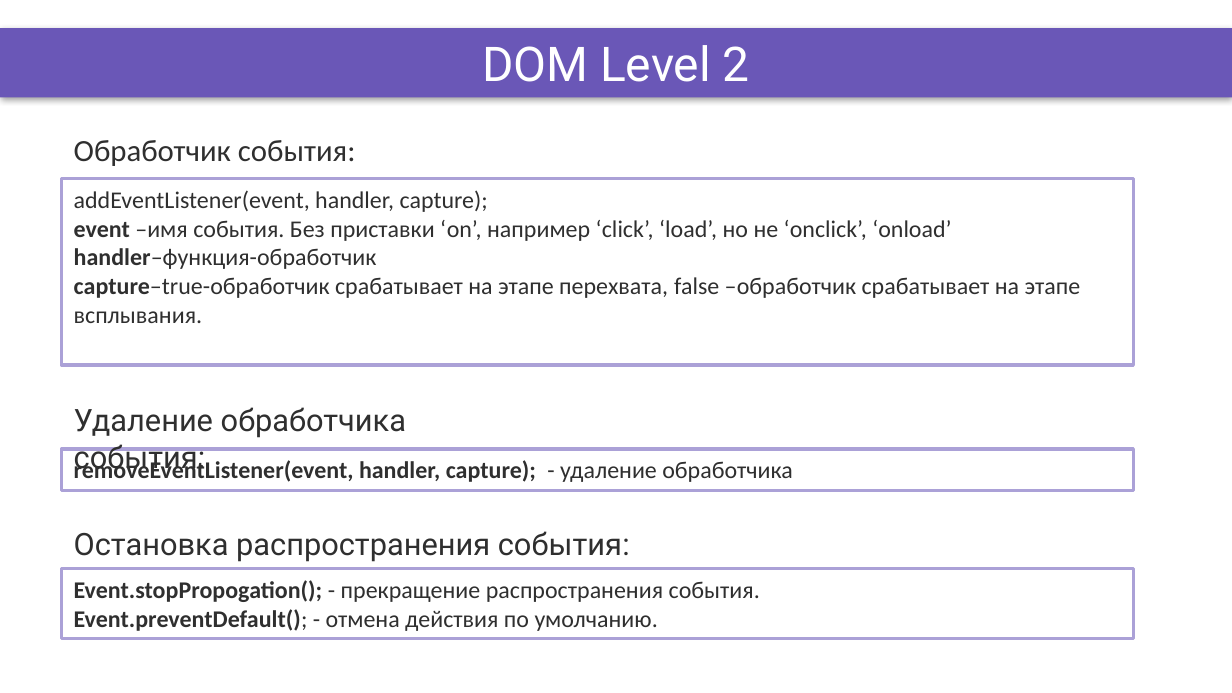
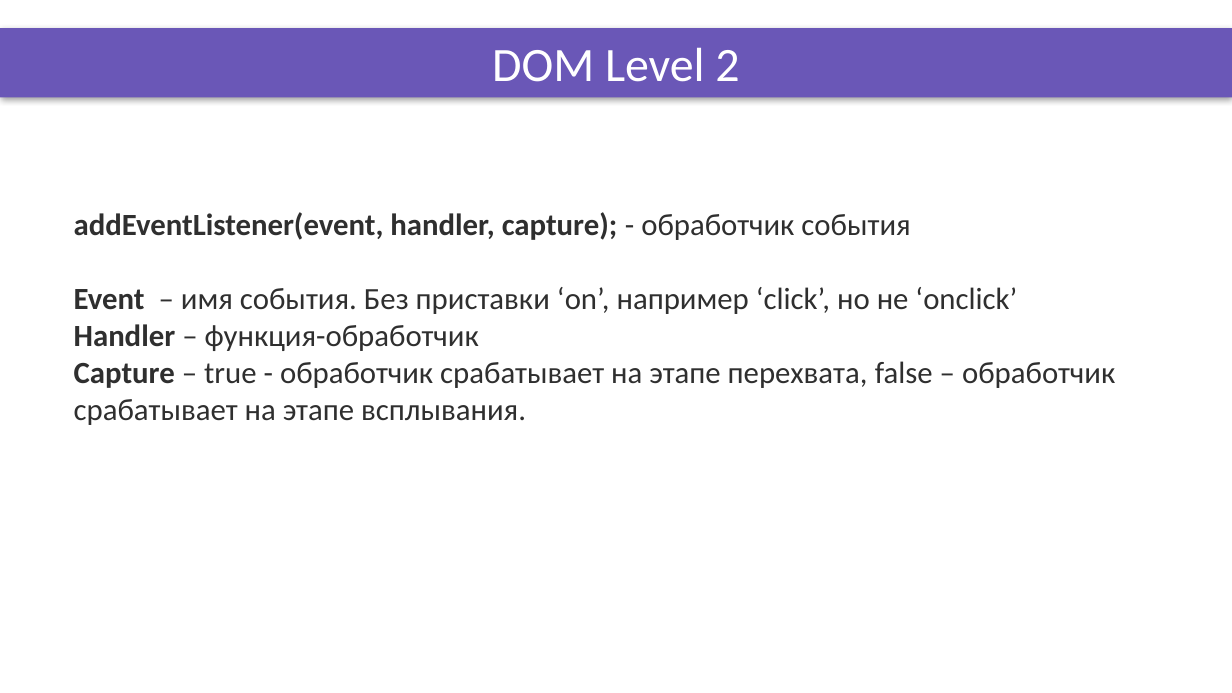
Before and after one commit to DinamickaDevelopment/ignite, a slide deck: slide 4 of JS/008_lesson/Presentation/events_1.pptx. Drawn at 1232x693 pixels with LibreOffice and Linux fonts; fonts in the diff are those of the drawing; background and template pictures are left out. Boxes give left, top, right and bottom in pixels: in the first picture for what was removed or moved away, otherwise in the second. Text is boxed around its words. In the diff, an @@ line names an element or a change of style, - is before the commit and + after.

```diff
--- a/JS/008_lesson/Presentation/events_1.pptx
+++ b/JS/008_lesson/Presentation/events_1.pptx
@@ title "DOM Level 2" at [492,47,739,82]: font Roboto to Calibri @@
@@ text removed at [74,140,356,166] @@
-Обработчик события:
@@ text "addEventListener(event, handler, capture); - обработчик ...": place and size @@
-text "addEventListener(event, handler, capture); - обработчик ..." at [62,179,1133,365]
+text "addEventListener(event, handler, capture); - обработчик ..." at [74,212,1115,425]
@@ text "addEventListener(event, handler, capture); - обработчик ..." at [74,212,1115,425]: outline #ABA1D7 2 pt to none @@
@@ text at [74,212,1115,425]: text changed; size 14 to 18 pt @@
-addEventListener(event, handler, capture);
-event –имя события. Без приставки ‘on’, например ‘click’, ‘load’, но не ‘onclick’, ‘onload’
-handler–функция-обработчик
-сapture–true-обработчик срабатывает на этапе перехвата, false –обработчик срабатывает на этапе всплывания.
+addEventListener(event, handler, capture); - обработчик события
+Event – имя события. Без приставки ‘on’, например ‘click’, но не ‘onclick’
+Handler – функция-обработчик
+Сapture – true - обработчик срабатывает на этапе перехвата, false – обработчик срабатывает на этапе всплывания.
@@ text removed at [74,407,406,477] @@
-Удаление обработчика события:
@@ rectangle removed at [62,448,1133,490] @@
-removeEventListener(event, handler, capture); - удаление обработчика
@@ text removed at [74,531,630,562] @@
-Остановка распространения события:
@@ rectangle removed at [62,568,1133,638] @@
-Event.stopPropogation(); - прекращение распространения события.
-Event.preventDefault(); - отмена действия по умолчанию.
```
Also in this commit, not shown: 4 other slides changed, 1 slide added, 18 other files.
